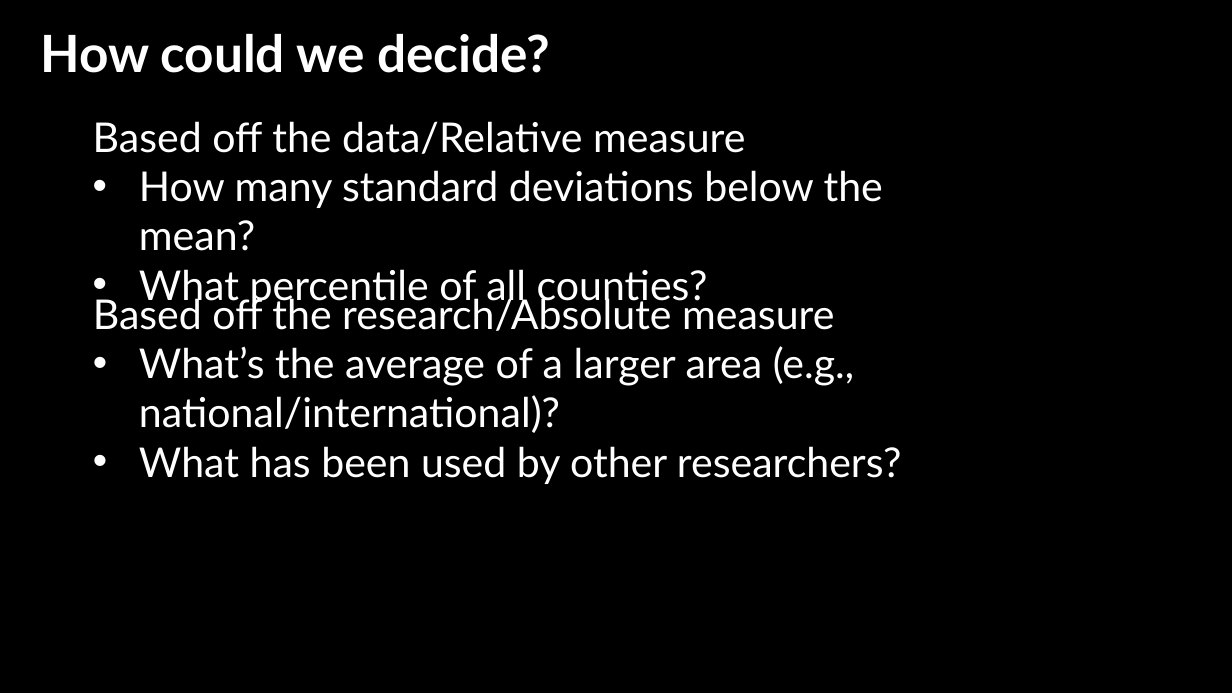
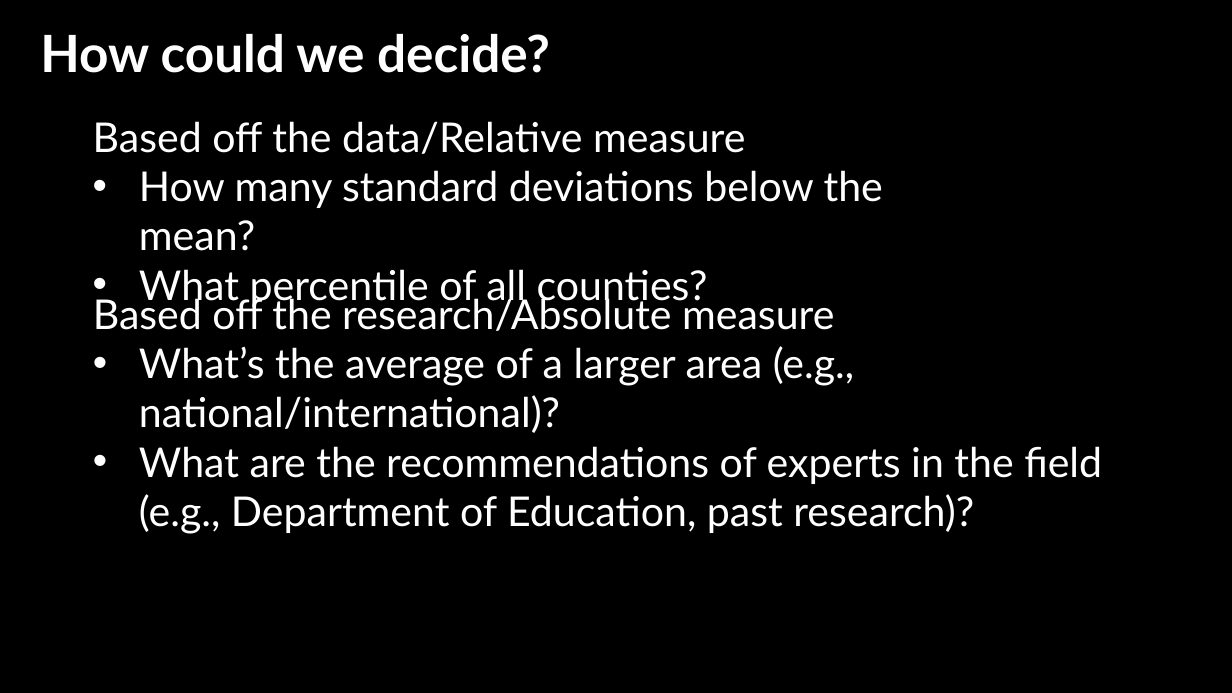
Before and after one commit to jshannon75/geog4300, a slide deck: slide 10 of in_class_slides/geog4300_W03-1 Classification and descriptive stats.pptx. Drawn at 1232x693 pixels with LibreOffice and Linux fonts; fonts in the diff are those of the drawing; background and template pictures are left out. Boxes give left, top, right and bottom in pixels: in the first picture for what was removed or moved away, otherwise in the second. Text is boxed around its words. In the diff, an @@ line names an element or a change of style, - is before the commit and + after.

```diff
--- a/in_class_slides/geog4300_W03-1 Classification and descriptive stats.pptx
+++ b/in_class_slides/geog4300_W03-1 Classification and descriptive stats.pptx
@@ text at (x1=139, y1=446, x2=1102, y2=534): text changed @@
-• What has been used by other researchers?
+• What are the recommendations of experts in the field (e.g., Department of Education, past research)?
```
Also in this commit, not shown: 4 other slides changed, 1 slide added, 1 slide removed, 1 other file.
